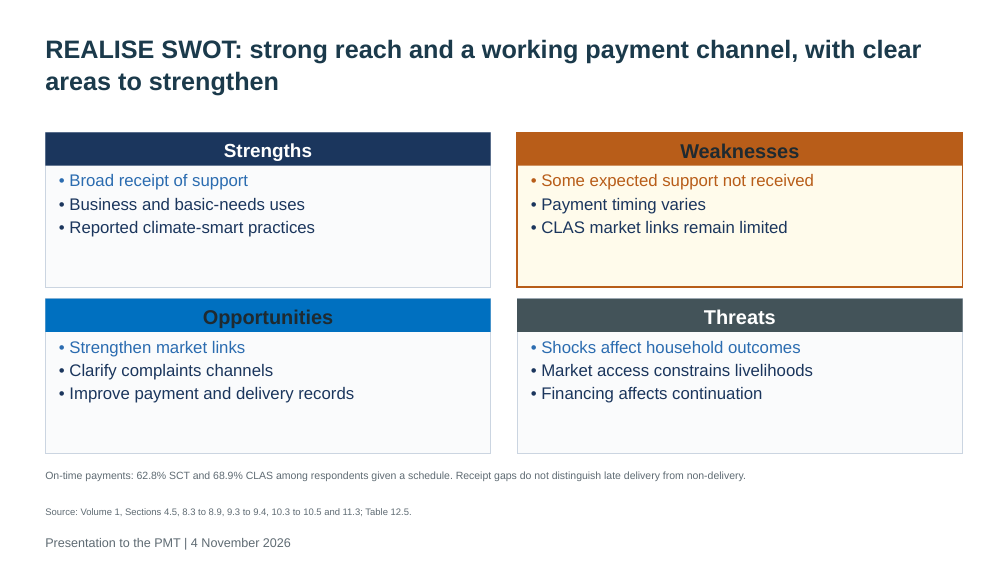
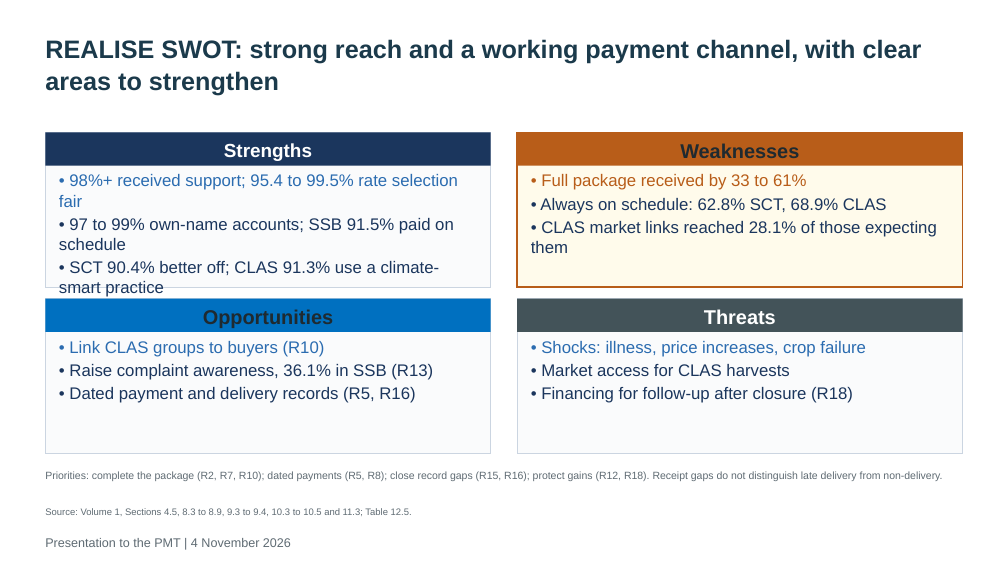
Before and after one commit to kokouekpinda/kokouekpinda, a slide deck: slide 45 of deliverables/REALISE_PMT_Presentation_v5.pptx. Drawn at 1008x567 pixels with LibreOffice and Linux fonts; fonts in the diff are those of the drawing. Boxes give left, top, right and bottom in pixels: in the first picture for what was removed or moved away, otherwise in the second. Text is boxed around its words. In the diff, an @@ line names an element or a change of style, - is before the commit and + after.

```diff
--- a/deliverables/REALISE_PMT_Presentation_v5.pptx
+++ b/deliverables/REALISE_PMT_Presentation_v5.pptx
@@ text at [59, 174, 458, 297]: text changed @@
-• Broad receipt of support
-• Business and basic-needs uses
-• Reported climate-smart practices
+• 98%+ received support; 95.4 to 99.5% rate selection fair
+• 97 to 99% own-name accounts; SSB 91.5% paid on schedule
+• SCT 90.4% better off; CLAS 91.3% use a climate-smart practice
@@ text at [540, 174, 937, 237]: text changed @@
-• Some expected support not received
-• Payment timing varies
-• CLAS market links remain limited
+• Full package received by 33 to 61%
+• Always on schedule: 62.8% SCT, 68.9% CLAS
+• CLAS market links reached 28.1% of those expecting them
@@ text at [69, 341, 433, 403]: text changed @@
-• Strengthen market links
-• Clarify complaints channels
-• Improve payment and delivery records
+• Link CLAS groups to buyers (R10)
+• Raise complaint awareness, 36.1% in SSB (R13)
+• Dated payment and delivery records (R5, R16)
@@ text at [541, 341, 866, 403]: text changed @@
-• Shocks affect household outcomes
-• Market access constrains livelihoods
-• Financing affects continuation
+• Shocks: illness, price increases, crop failure
+• Market access for CLAS harvests
+• Financing for follow-up after closure (R18)
@@ text at [45, 471, 942, 481]: text changed @@
-On-time payments: 62.8% SCT and 68.9% CLAS among respondents given a schedule. Receipt gaps do not distinguish late delivery from non-delivery.
+Priorities: complete the package (R2, R7, R10); dated payments (R5, R8); close record gaps (R15, R16); protect gains (R12, R18). Receipt gaps do not distinguish late delivery from non-delivery.
```
Also in this commit, not shown: 31 other slides changed.
